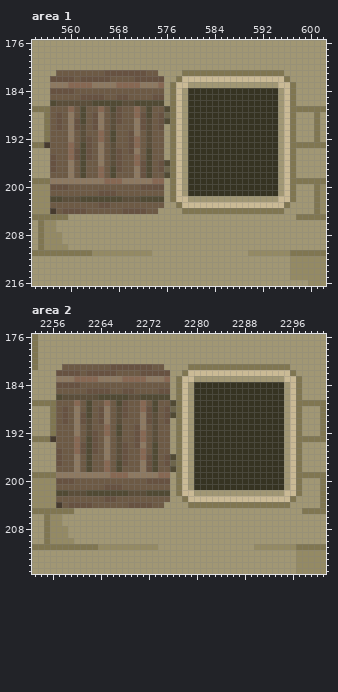
Pixel-art file, stored at assets/02_architecture/05_moulin/02_ext/Moulin_Batiment_Anim-Sheet.aseprite. Above is the file before it was changed.
3060x266 pixels, 1 frame. Colours within 5 levels of each other are drawn and written as one. Shown: area 1: x 554..602, y 176..216; area 2: x 2253..2301, y 176..215. The commit also changed other parts of the picture, which this record leaves out.
And afterwards:
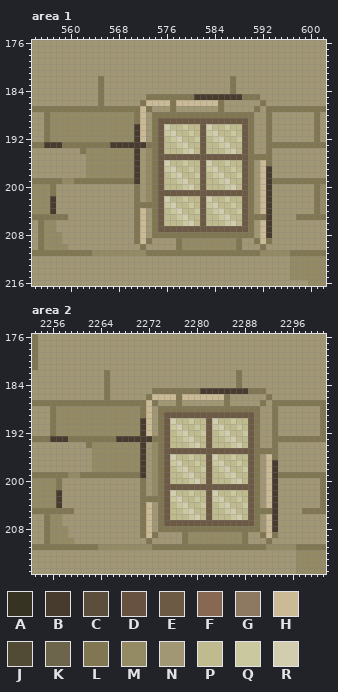
Palette (. is transparent): A #363322  B #473b2e  C #5b4e3a  D #675241  E #6d5a45  F #876853  G #8d7961  H #caba95  J #514a34  K #6d654b  L #807651  M #948a64  N #a19774  P #c0bb8f  Q #c9c89f  R #d2cdaf
What changed:
Changed rows in their new state; - is an unchanged pixel.
Area 1:
first column x 557:
181 -NNNNNNNNNNNNNNNNN----NNNNNNNNNNNNNNNNN--
182 NNNNNNNNLNNNNNNNNNN--NNNNNNNNNLNNNNNNNNN-
183 NNNNNNNNLNNNNNNNNNN-NNN-------L-------NNN
184 NNNNNNNNLNNNNNNNNNN-NN-NNNNNNNLNNNNNNN-NN
185 NNNNNNNNLNNNNNNNLLLL-LLLBBBBBBBBLLLNNN-NN
186 NNNNNNNNLNNNNNNLHHHH--HHHHHHLNNNNNNLNN-NN
187 LLLLLLLLLLLLLLLHLNNN-N-NNNNNLNNNNNLNLLLL-
188 MMMMMMMMMMMMMMLHNLLL-LLLLLLLLLLLLLNNLN-NN
189 MMMMMMMMMMMMMMLHNLEEEEEEEEEEEEEEELNNLN-NN
190 MMMMMMMMMMMMMMBHNLERPPQPPERPPQPPELNNLN-NN
191 MMMMMMMMMMMMMMBHNL-QRPPQPEQRPPQPELNNLN-NN
192 MMMMMMMMMMMMMMBHNL-PQRPPQEPQRPPQELNNLN-NN
193 BBLLLLLLLLBBBBBBLL-PPQRPPEPPQRPPELNNLLLL-
194 NNNNNLMMMMMMMMBNML-PPPQRPEPPPQRPELNNLN-NN
195 NNNNNNMMMMMMMMBNML-EEEEEEEEEEEEEELLLLN-NN
196 NNNNNNMMMMMMMMBNMLERPPQPPERPPQPPELNHLN-NN
197 NNNNNNMMMMMMMMBNMLEQRPPQPEQRPPQPELNHBN-NN
198 NNNNNNMMMMMMMMBNML-PQRPPQEPQRPPQELNHBN-NN
199 LLMMLLLLLLLLLLBNMLEPPQRPPEPPQRPPELNHBLLL-
200 LNNNNNNNNNNNNNLNMLEPPPQRPEPPPQRPELNHBN-NN
201 LNNNNNNNNNNNNNLNML-EEEEEEEEEEEEEELNHBN-NN
202 BNNNNNNNNNNNNNLNMLERPPQPPERPPQPPEL-HB-NNN
203 BNNNNNNNNNNNNNLLLL-QRPPQPEQRPPQPELN-BNNN-
204 -NNNNNNNNNNNNNLHNLEPQRPPQEPQRPPQE-NHBNN--
205 --------------LH-LEPPQRPPEPPQRPPELLLB----
206 --------------LH-LEPPPQRPEPPPQRPEL-HB----
207 --------------LH-LEEEEEEEEEEEEEEEL-HB----
208 --------------LH-LLLLLLLLLLLLLLLLL-HB----
209 --------------LHL----LMMMMMMMMML--LHL----
210 ---------------L-----LMMMMMMMMML---L-----
211 ----------------LLLLLLLLLLLLLLLLLLL------
Area 2:
first column x 2257:
181 -NNNNNNNNNNNNNNNNN----NNNNNNNNNNNNNNNNN--
182 NNNNNNNNLNNNNNNNNNN--NNNNNNNNNLNNNNNNNNN-
183 NNNNNNNNLNNNNNNNNNN-NNN-------L-------NNN
184 NNNNNNNNLNNNNNNNNNN-NN-NNNNNNNLNNNNNNN-NN
185 NNNNNNNNLNNNNNNNLLLL-LLLBBBBBBBBLLLNNN-NN
186 NNNNNNNNLNNNNNNLHHHH--HHHHHHLNNNNNNLNN-NN
187 LLLLLLLLLLLLLLLHLNNN-N-NNNNNLNNNNNLNLLLL-
188 MMMMMMMMMMMMMMLHNLLL-LLLLLLLLLLLLLNNLN-NN
189 MMMMMMMMMMMMMMLHNLEEEEEEEEEEEEEEELNNLN-NN
190 MMMMMMMMMMMMMMBHNLERPPQPPERPPQPPELNNLN-NN
191 MMMMMMMMMMMMMMBHNL-QRPPQPEQRPPQPELNNLN-NN
192 MMMMMMMMMMMMMMBHNL-PQRPPQEPQRPPQELNNLN-NN
193 BBLLLLLLLLBBBBBBLL-PPQRPPEPPQRPPELNNLLLL-
194 NNNNNLMMMMMMMMBNML-PPPQRPEPPPQRPELNNLN-NN
195 NNNNNNMMMMMMMMBNML-EEEEEEEEEEEEEELLLLN-NN
196 NNNNNNMMMMMMMMBNMLERPPQPPERPPQPPELNHLN-NN
197 NNNNNNMMMMMMMMBNMLEQRPPQPEQRPPQPELNHBN-NN
198 NNNNNNMMMMMMMMBNML-PQRPPQEPQRPPQELNHBN-NN
199 LLMMLLLLLLLLLLBNMLEPPQRPPEPPQRPPELNHBLLL-
200 LNNNNNNNNNNNNNLNMLEPPPQRPEPPPQRPELNHBN-NN
201 LNNNNNNNNNNNNNLNML-EEEEEEEEEEEEEELNHBN-NN
202 BNNNNNNNNNNNNNLNMLERPPQPPERPPQPPEL-HB-NNN
203 BNNNNNNNNNNNNNLLLL-QRPPQPEQRPPQPELN-BNNN-
204 -NNNNNNNNNNNNNLHNLEPQRPPQEPQRPPQE-NHBNN--
205 --------------LH-LEPPQRPPEPPQRPPELLLB----
206 --------------LH-LEPPPQRPEPPPQRPEL-HB----
207 --------------LH-LEEEEEEEEEEEEEEEL-HB----
208 --------------LH-LLLLLLLLLLLLLLLLL-HB----
209 --------------LHL----LMMMMMMMMML--LHL----
210 ---------------L-----LMMMMMMMMML---L-----
211 ----------------LLLLLLLLLLLLLLLLLLL------
